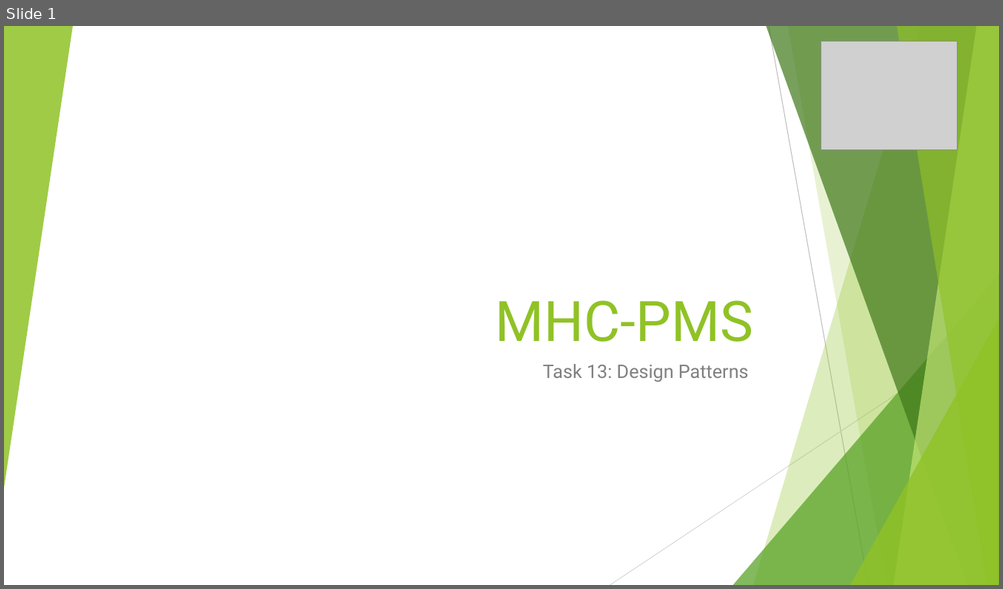
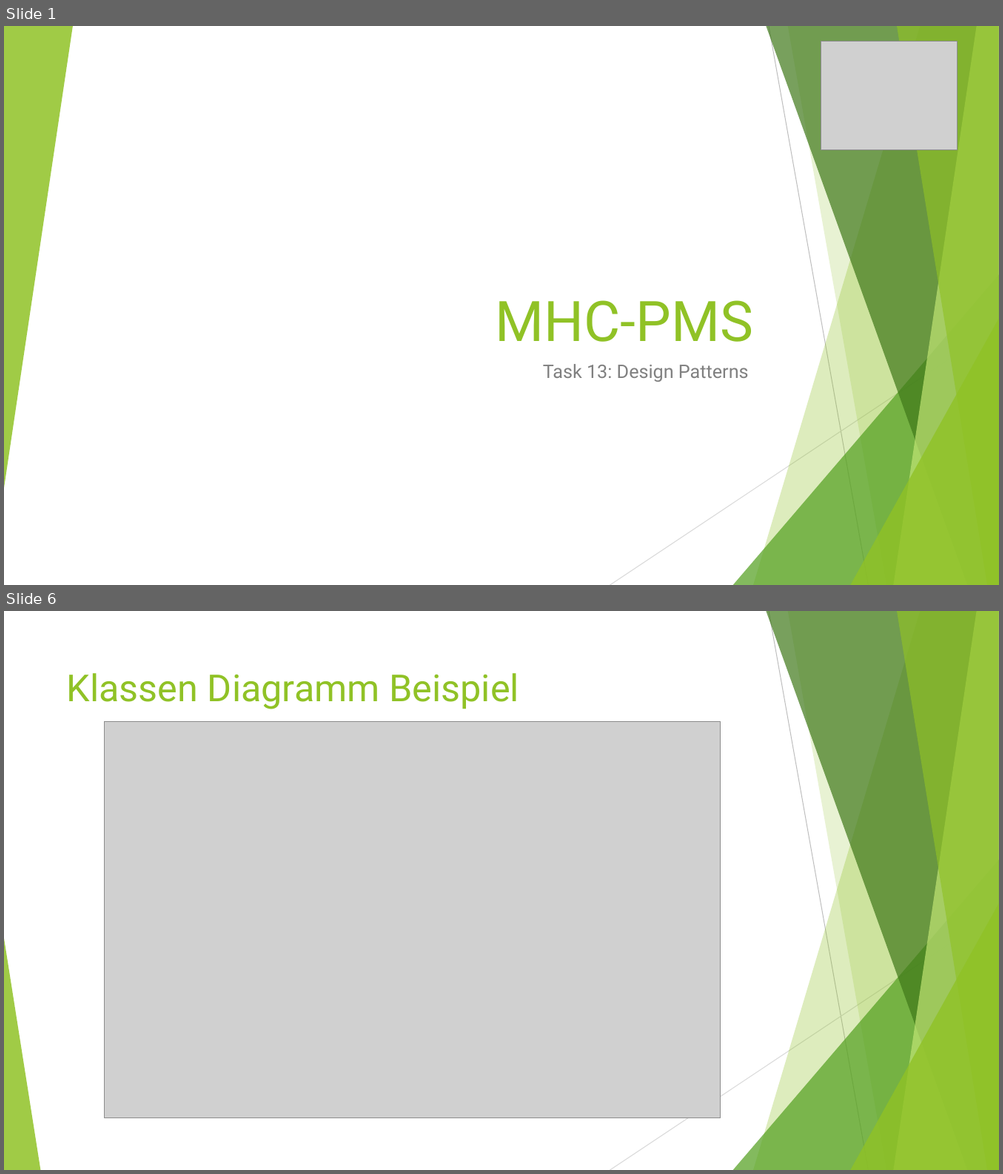
Before and after one commit to lants1/ch.bfh.bti7081.s2013.green, a slide deck: ch.bfh.bti7081.s2013.green/doc/task13/Task13_Präsentation.pptx. Shown one above the other, each under a label of ours: slide 1 before the commit, slides 1 and 6 after it; the slides between them are not shown. The pictures are 1003x589 and 1003x1174 pixels, drawn with LibreOffice and Linux fonts; fonts in the diff are those of the drawing; grey boxes stand for pictures; background and template pictures are left out. Boxes give left, top, right and bottom in pixels: in the first picture for what was removed or moved away, otherwise in the second. Text is boxed around its words. In the diff, an @@ line names an element or a change of style, - is before the commit and + after.

```diff
--- a/ch.bfh.bti7081.s2013.green/doc/task13/Task13_Präsentation.pptx
+++ b/ch.bfh.bti7081.s2013.green/doc/task13/Task13_Präsentation.pptx
@@ slide 6 added at (x1=4, y1=611, x2=999, y2=1170), background #FFFFFF; not listed: 9 template elements that a slide beside it also shows @@
@@ title added at (x1=67, y1=673, x2=519, y2=709), 36 pt, text #90C226 @@
+Klassen Diagramm Beispiel
@@ picture added at (x1=104, y1=722, x2=720, y2=1119) @@
@@ triangle added at (x1=4, y1=939, x2=40, y2=1170), fill #90C226 at 85% opacity @@
```
Also in this commit, not shown: 2 slides changed, 7 other slides added, 1 slide removed, 1 other file.
